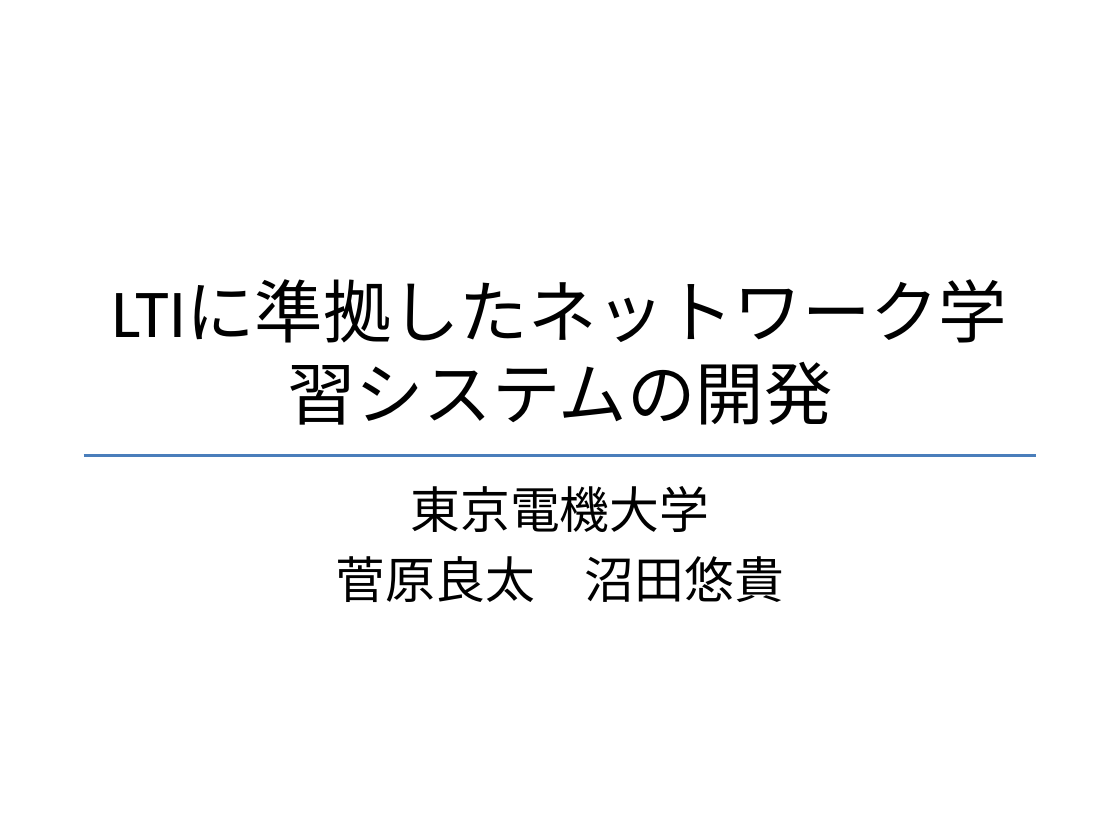
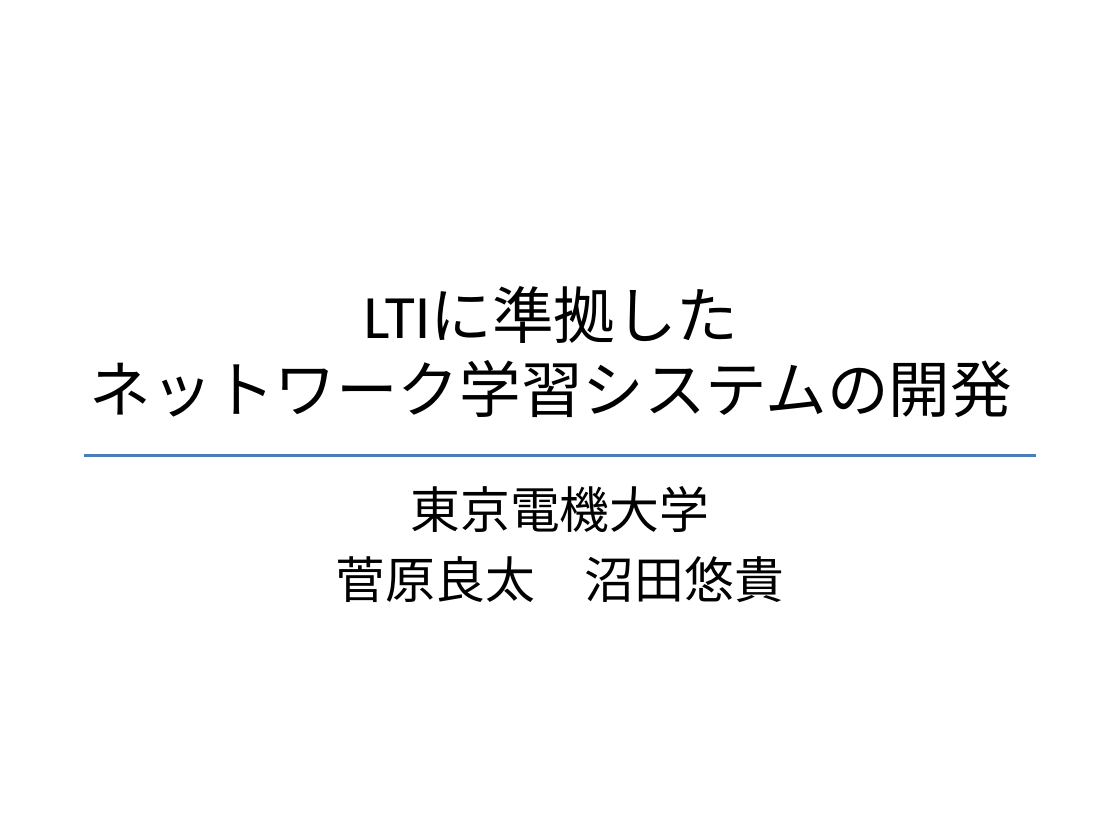
Before and after one commit to fujiLabo/fuji_simu, a slide deck: slide 1 of 1119進捗.pptx. Drawn at 1120x840 pixels with LibreOffice and Linux fonts; fonts in the diff are those of the drawing; background and template pictures are left out. Boxes give left, top, right and bottom in pixels: in the first picture for what was removed or moved away, otherwise in the second. Text is boxed around its words. In the diff, an @@ line names an element or a change of style, - is before the commit and + after.

```diff
--- a/1119進捗.pptx
+++ b/1119進捗.pptx
@@ title at box(90, 287, 1012, 417): text changed; size 44 to 39.6 pt @@
-LTIに準拠したネットワーク学習システムの開発
+LTIに準拠した
+ネットワーク学習システムの開発
```
Also in this commit, not shown: 4 other files.
